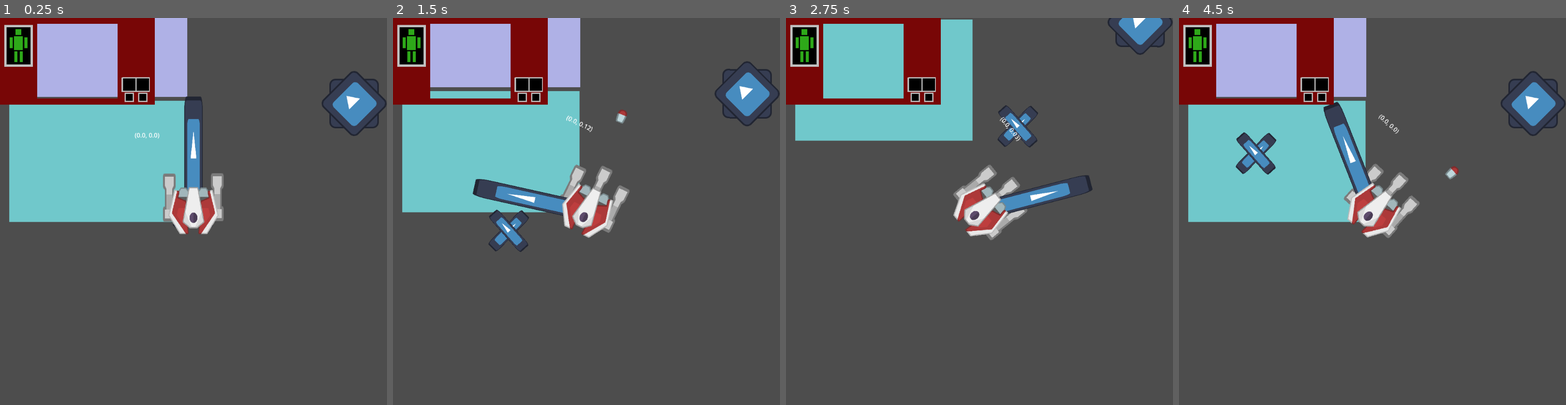
Above: before the commit, frames 1-4 (left to right).
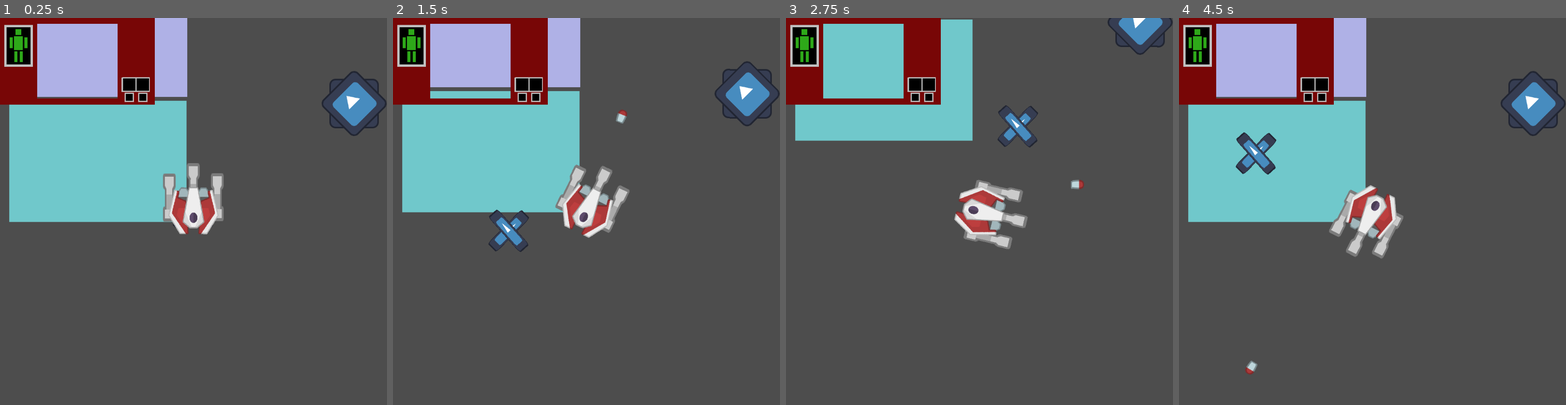
Above: after the commit, the same moments.

Repository: alin-but-real/gamenr1
Game: Godot game, scene res://scenes/main.tscn
The game is run twice, just before and just after one commit, with the same random seed, the same clock (stepped at 60 frames per second) and the same inputs. The engine's default icon, where the game draws it, is replaced by a stand-in: a white triangle on a blue panel in a dark square.
Inputs (mouse positions are in pixels of both pictures, inside the frame that each line leads up to):
- Up to frame 1 (0.25 s): no input
- Up to frame 2 (1.5 s): tap Enter at 0.5 s; move the mouse to (582, 145) at 0.52 s; hold E (turn_right) 0.53-1.28 s; tap V (toggle_mouse_aim, bound only after the commit) at 0.6 s; move the mouse to (509, 230) at 1.27 s; hold S (move_backward) from 1.28 s (still down); tap Space (fire_weapon_0) at 1.35 s
- Up to frame 3 (2.75 s): tap V (toggle_mouse_aim, bound only after the commit) at 1.55, 2.3 s; move the mouse to (1018, 126) at 2.02 s; release S (move_backward) at 2.03 s; press the mouse at (1018, 126) at 2.03 s; hold E (turn_right) from 2.03 s (still down)
- Up to frame 4 (4.5 s): move the mouse to (1353, 288) at 2.77 s; release E (turn_right) at 2.78 s; release the mouse at (1353, 288) at 2.78 s; hold W (move_forward) 2.78-3.53 s; tap 1 (fire_weapon_1, bound only before the commit) at 2.85 s; tap V (toggle_mouse_aim, bound only after the commit) at 3.05, 3.8 s; move the mouse to (1488, 269) at 3.52 s; hold Right mouse button (fire_weapon_2, bound only after the com… 3.53-4.28 s; hold Q (turn_left) from 3.53 s (still down); move the mouse to (1256, 153) at 4.27 s; tap 2 (fire_weapon_2, bound only before the commit) at 4.35 s

The runs differ from the first frame. In frame 1, 0.9% of the frame differs, in the area x 34-58%, y 20-56%; in frame 2, 1.2%; in frame 3, 2.7%; in frame 4, 3.3%, in the area x 17-73%, y 21-93%.

Commit message:
mouse functions added

Diff:
--- a/project.godot
+++ b/project.godot
@@ -61,12 +61,17 @@
 }
 fire_weapon_1={
 "deadzone": 0.2,
-"events": [Object(InputEventKey,"resource_local_to_scene":false,"resource_name":"","device":-1,"window_id":0,"alt_pressed":false,"shift_pressed":false,"ctrl_pressed":false,"meta_pressed":false,"pressed":false,"keycode":0,"physical_keycode":49,"key_label":0,"unicode":49,"location":0,"echo":false,"script":null)
+"events": [Object(InputEventMouseButton,"resource_local_to_scene":false,"resource_name":"","device":-1,"window_id":0,"alt_pressed":false,"shift_pressed":false,"ctrl_pressed":false,"meta_pressed":false,"button_mask":1,"position":Vector2(136, 6),"global_position":Vector2(145, 54),"factor":1.0,"button_index":1,"canceled":false,"pressed":true,"double_click":false,"script":null)
 ]
 }
 fire_weapon_2={
 "deadzone": 0.2,
-"events": [Object(InputEventKey,"resource_local_to_scene":false,"resource_name":"","device":-1,"window_id":0,"alt_pressed":false,"shift_pressed":false,"ctrl_pressed":false,"meta_pressed":false,"pressed":false,"keycode":0,"physical_keycode":50,"key_label":0,"unicode":50,"location":0,"echo":false,"script":null)
+"events": [Object(InputEventMouseButton,"resource_local_to_scene":false,"resource_name":"","device":-1,"window_id":0,"alt_pressed":false,"shift_pressed":false,"ctrl_pressed":false,"meta_pressed":false,"button_mask":2,"position":Vector2(121, 10),"global_position":Vector2(130, 58),"factor":1.0,"button_index":2,"canceled":false,"pressed":true,"double_click":false,"script":null)
+]
+}
+toggle_mouse_aim={
+"deadzone": 0.2,
+"events": [Object(InputEventKey,"resource_local_to_scene":false,"resource_name":"","device":-1,"window_id":0,"alt_pressed":false,"shift_pressed":false,"ctrl_pressed":false,"meta_pressed":false,"pressed":false,"keycode":0,"physical_keycode":86,"key_label":0,"unicode":118,"location":0,"echo":false,"script":null)
 ]
 }
 
--- a/scenes/debug/debug_points_2_mouse.gd
+++ b/scenes/debug/debug_points_2_mouse.gd
@@ -1,13 +1,10 @@
 extends Node2D
 
 var crosshair : Node
-
-var crosshair_position : Vector2
 
 func _ready() -> void:
 	crosshair = get_node("/root/Main/Crosshair")
 
 
 func _process(delta: float) -> void:
-
 	rotation = global_position.angle_to_point(crosshair.global_position) + PI / 2
--- a/scenes/main.tscn
+++ b/scenes/main.tscn
@@ -1,11 +1,9 @@
-[gd_scene load_steps=7 format=3 uid="uid://cw12oln663ifm"]
+[gd_scene load_steps=5 format=3 uid="uid://cw12oln663ifm"]
 
 [ext_resource type="PackedScene" uid="uid://c30qcrpj0upsy" path="res://scenes/player.tscn" id="1_o5qli"]
 [ext_resource type="PackedScene" uid="uid://cm052urhex8n1" path="res://scenes/user_interface.tscn" id="2_0wfyh"]
 [ext_resource type="PackedScene" uid="uid://bxlpvk6fkjk62" path="res://scenes/Crosshair.tscn" id="2_jyhfs"]
-[ext_resource type="Script" uid="uid://1o1k1f34j3o6" path="res://scenes/debug/velocity_tester.gd" id="2_tbgi4"]
 [ext_resource type="PackedScene" uid="uid://c3h5sjp4kk2i0" path="res://scenes/debug/debug_dummy.tscn" id="3_sugp2"]
-[ext_resource type="PackedScene" uid="uid://srpf1dv3mpvt" path="res://scenes/debug/DEBUG_points2mouse.tscn" id="6_tefeu"]
 
 [node name="Main" type="Node2D"]
 
@@ -14,15 +12,6 @@
 position = Vector2(1158, 610)
 move_speed_max = 400
 move_accel = 0.01
-
-[node name="VelocityTester" type="RichTextLabel" parent="Player"]
-offset_left = -152.0
-offset_top = -209.0
-offset_right = 135.0
-offset_bottom = -138.0
-script = ExtResource("2_tbgi4")
-
-[node name="DebugPoints2Mouse" parent="Player" instance=ExtResource("6_tefeu")]
 
 [node name="background" type="ColorRect" parent="."]
 anchors_preset = 8
--- a/scripts/player.gd
+++ b/scripts/player.gd
@@ -8,6 +8,9 @@
 @export var move_accel = 0.10
 ##This is the percent by which the mech will decellerate towards 0, when not holding down any movement key. (EX: if this is set to 0.2, the mech will reach a full stop (from full speed) in 5 frames)
 @export var move_decceleration = 0.01
+
+##This flag dictates if the player should turn towards the crosshair automatically. This should be toggled on/off with ingame controls.
+@export var turn_towards_cursor : bool = true
 
 ##This is the cooldown before the player is allowed to dash again. I don't know what this is even measured in.
 # @export var dash_cooldown = 5000
@@ -25,7 +28,7 @@
 ##This is the current dash speed of the player. It should be 0 most of the time.
 # var current_dash_speed = 0;
 
-var dash_direction
+# var dash_direction
 
 signal fire_weapon_0
 signal fire_weapon_1
@@ -46,20 +49,38 @@
 
 var velocity_vector : Vector2 = Vector2.ZERO
 
+var crosshair : Node
+
 
 
 func _ready() -> void:
 	print_debug("player awake")
+	crosshair = get_node("/root/Main/Crosshair")
 
 func _process(delta: float) -> void:
 
+
+	if Input.is_action_just_pressed("toggle_mouse_aim"):
+		if (turn_towards_cursor):
+			turn_towards_cursor = false;
+		else:
+			turn_towards_cursor = true;
+
 	#TURN HANDLING
+
 	var turn_direction: int = 0 # LEFT IS -1, RIGHT IS 1
 
+	if (turn_towards_cursor):
+		var turndir = (rotation - global_position.angle_to_point(crosshair.global_position) + PI / 2 - PI)
+		if (turndir < -PI/10):
+			turn_direction += 1;
+		elif (turndir > PI/10):
+			turn_direction += -1;
+
 	if Input.is_action_pressed("turn_left"):
-		turn_direction += -1;
+		turn_direction = -1;
 	if Input.is_action_pressed("turn_right"):
-		turn_direction += 1;
+		turn_direction = 1;
 
 	if (abs(current_turn_speed) <= mech_turn_decceleration): #makes the deccelleration stop the mech once it gets close enough to 0
 		current_turn_speed = 0
